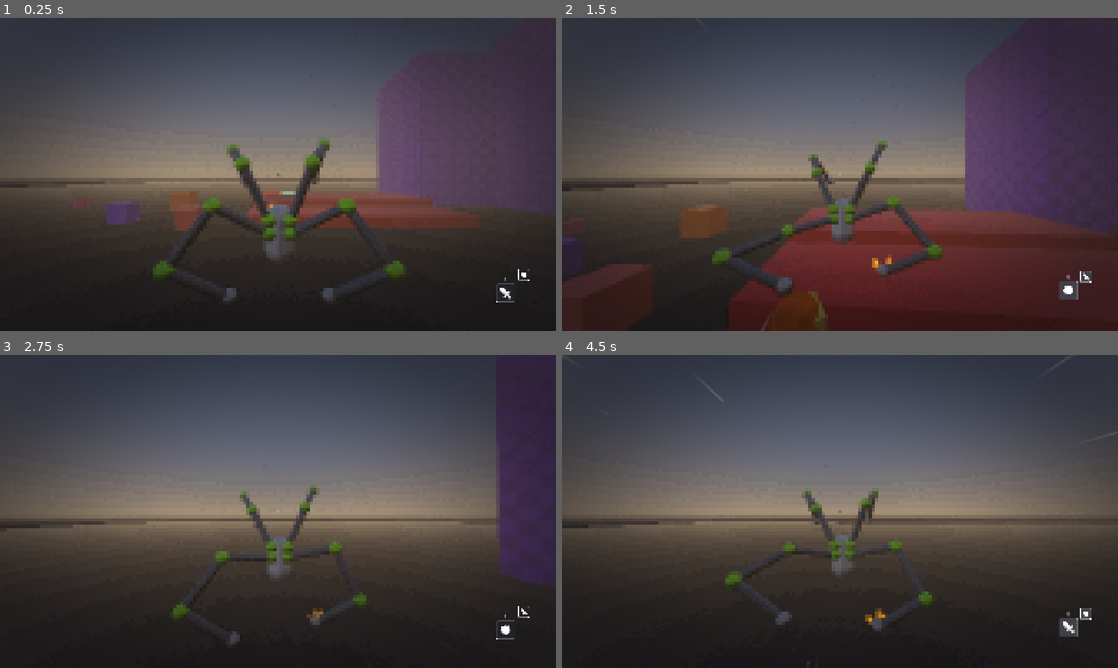
Above: before the commit, frames 1-4 (two rows, left to right).
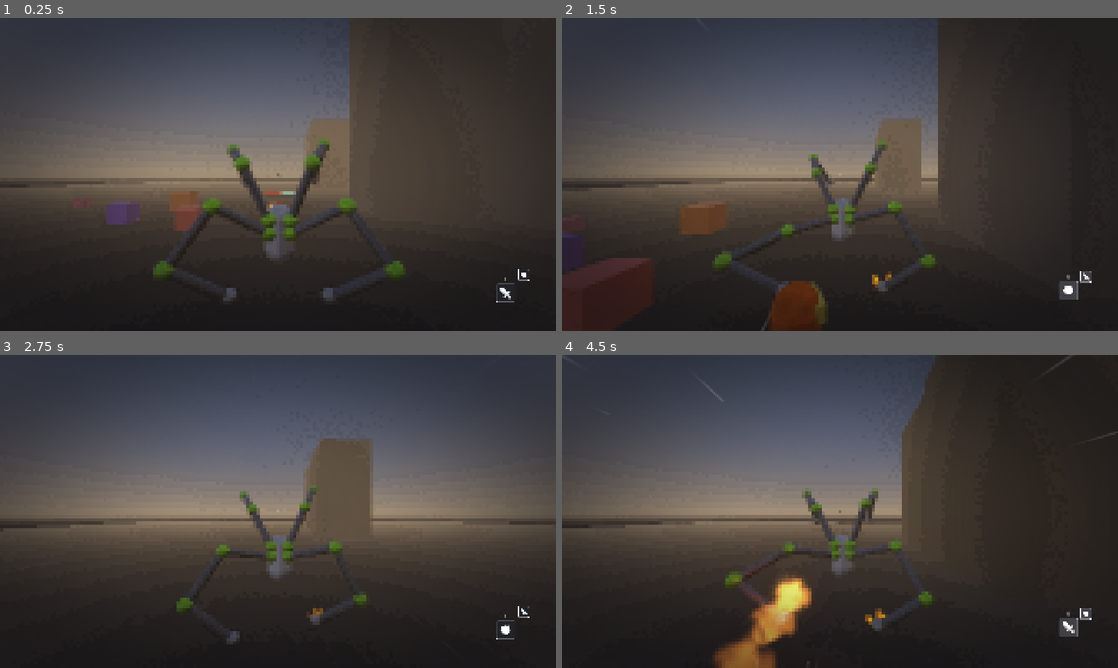
Above: after the commit, the same moments.

Repository: lliamsymonds04/doc-oc
Game: Godot game, scene res://main.tscn
The game is run twice, just before and just after one commit, with the same random seed, the same clock (stepped at 60 frames per second) and the same inputs.
Inputs (mouse positions are in pixels of both pictures, inside the frame that each line leads up to):
- Up to frame 1 (0.25 s): no input
- Up to frame 2 (1.5 s): move the mouse to (867, 174) at 0.52 s; press the mouse at (867, 174) at 0.53 s; hold W (forward) from 0.53 s (still down); tap Space (jump) at 0.77 s; move the mouse to (812, 174) at 1.27 s; release the mouse at (812, 174) at 1.28 s; tap R (mode-switch) at 1.35 s
- Up to frame 3 (2.75 s): keep holding W (forward); tap Space (jump) at 1.52 s; move the mouse to (289, 505) at 2.02 s; hold Right mouse button (right-click) from 2.03 s (still down)
- Up to frame 4 (4.5 s): keep holding W (forward); move the mouse to (834, 517) at 2.77 s; release Right mouse button (right-click) at 2.78 s; tap Shift (sprint) at 2.85 s; tap Space (jump) at 3.02, 3.77 s; move the mouse to (878, 514) at 3.52 s; press the mouse at (878, 514) at 3.53 s; move the mouse to (795, 508) at 4.27 s; release the mouse at (795, 508) at 4.28 s; tap R (mode-switch) at 4.35 s

The runs differ from the first frame. In frame 1, 22% of the frame differs, in the area x 44-100%, y 0-68%; in frame 2, 43%, in the area x 0-100%, y 0-100%; in frame 3, 7.8%; in frame 4, 25%.

Commit message:
feat: map spawns random pillars

Diff:
--- /dev/null
+++ b/assets/pillar_template.tscn
@@ -0,0 +1,19 @@
+[gd_scene format=3 uid="uid://cd7d74g3tahbh"]
+
+[sub_resource type="StandardMaterial3D" id="StandardMaterial3D_dhsoc"]
+resource_local_to_scene = true
+
+[sub_resource type="BoxMesh" id="BoxMesh_m2c1y"]
+
+[sub_resource type="BoxShape3D" id="BoxShape3D_m2c1y"]
+
+[node name="Node3D" type="StaticBody3D" unique_id=932521620]
+
+[node name="MeshInstance3D" type="MeshInstance3D" parent="." unique_id=904223919]
+transform = Transform3D(1, 0, 0, 0, 1, 0, 0, 0, 1, 0, 0.5, 0)
+material_override = SubResource("StandardMaterial3D_dhsoc")
+mesh = SubResource("BoxMesh_m2c1y")
+
+[node name="CollisionShape3D" type="CollisionShape3D" parent="." unique_id=1682434555]
+transform = Transform3D(1, 0, 0, 0, 1, 0, 0, 0, 1, 0, 0.5, 0)
+shape = SubResource("BoxShape3D_m2c1y")
--- a/main.tscn
+++ b/main.tscn
@@ -2,7 +2,6 @@
 
 [ext_resource type="Texture2D" uid="uid://b3un13prji6wu" path="res://assets/textures/dark_grid.png" id="1_h2yge"]
 [ext_resource type="PackedScene" uid="uid://cidasq88868wo" path="res://systems/player/player.tscn" id="1_ig7tw"]
-[ext_resource type="Texture2D" uid="uid://80w2bs0a2buc" path="res://assets/textures/purple_grid.png" id="3_h2yge"]
 [ext_resource type="Script" uid="uid://0id6ded7pmn5" path="res://systems/player/config/hover_config.gd" id="3_kek77"]
 [ext_resource type="PackedScene" uid="uid://brn1hvq3t07v6" path="res://assets/vfx/step.tscn" id="3_lquwl"]
 [ext_resource type="AudioStream" uid="uid://1sxmmmntjnfy" path="res://assets/audio/footstep.ogg" id="4_7mycd"]
@@ -15,6 +14,7 @@
 [ext_resource type="Script" uid="uid://bdtssx7vpj7jn" path="res://systems/enemy/dummy.gd" id="11_efxa6"]
 [ext_resource type="Script" uid="uid://ctgilxfxha04r" path="res://main.gd" id="12_main"]
 [ext_resource type="Shader" uid="uid://cagkf5o8es3pp" path="res://shaders/pixelate.gdshader" id="13_pixel"]
+[ext_resource type="Script" uid="uid://d57yvfu3wvbb" path="res://systems/pillar_spawner.gd" id="16_2cqfq"]
 
 [sub_resource type="ProceduralSkyMaterial" id="ProceduralSkyMaterial_1"]
 sky_top_color = Color(0.26, 0.28, 0.34, 1)
@@ -55,10 +55,6 @@
 uv1_triplanar = true
 uv1_world_triplanar = true
 
-[sub_resource type="StandardMaterial3D" id="BoxMat_red"]
-albedo_color = Color(0.92, 0.22, 0.25, 1)
-roughness = 0.45
-
 [sub_resource type="StandardMaterial3D" id="BoxMat_orange"]
 albedo_color = Color(1, 0.55, 0.12, 1)
 roughness = 0.45
@@ -82,13 +78,6 @@
 [sub_resource type="Resource" id="Resource_b5y0m"]
 script = ExtResource("3_kek77")
 metadata/_custom_type_script = "uid://0id6ded7pmn5"
-
-[sub_resource type="StandardMaterial3D" id="StandardMaterial3D_m2c1y"]
-vertex_color_use_as_albedo = true
-albedo_texture = ExtResource("3_h2yge")
-uv1_scale = Vector3(0.5, 0.5, 0.5)
-uv1_triplanar = true
-uv1_world_triplanar = true
 
 [sub_resource type="ShaderMaterial" id="ShaderMaterial_pixel"]
 shader = ExtResource("13_pixel")
@@ -106,6 +95,9 @@
 albedo_color = Color(1, 0.45, 0.4, 1)
 roughness = 0.45
 
+[sub_resource type="Gradient" id="Gradient_2cqfq"]
+colors = PackedColorArray(0.23107609, 0.23107636, 0.2310763, 1, 0.6177408, 0.61774087, 0.61774087, 1)
+
 [node name="Main" type="Node3D" unique_id=1606965912]
 script = ExtResource("12_main")
 
@@ -124,18 +116,6 @@
 size = Vector3(200, 0.178, 200)
 material = SubResource("FloorMat")
 
-[node name="BoxRed" type="CSGBox3D" parent="." unique_id=145132707]
-transform = Transform3D(1, 0, 0, 0, 1, 0, 0, 0, 1, -9.870697, 0.47955322, 11.508942)
-use_collision = true
-size = Vector3(16.420837, 0.95910645, 4.5178833)
-material = SubResource("BoxMat_red")
-
-[node name="BoxRed2" type="CSGBox3D" parent="." unique_id=298895347]
-transform = Transform3D(1, 0, 0, 0, 1, 0, 0, 0, 1, -9.870697, 0.81204224, 6.446308)
-use_collision = true
-size = Vector3(16.420837, 1.6240845, 5.967285)
-material = SubResource("BoxMat_red")
-
 [node name="BoxOrange" type="RigidBody3D" parent="." unique_id=145132774 groups=["impact_group", "trail_group"]]
 transform = Transform3D(1, 0, 0, 0, 1, 0, 0, 0, 1, -26, 1, 6)
 mass = 8.0
@@ -177,33 +157,6 @@
 
 [node name="CSGCombiner3D" type="CSGCombiner3D" parent="." unique_id=428718861]
 use_collision = true
-
-[node name="CSGBox3D" type="CSGBox3D" parent="CSGCombiner3D" unique_id=109554206]
-transform = Transform3D(1, 0, 0, 0, 1, 0, 0, 0, 1, -5.685452, 4.2101984, 53.41301)
-size = Vector3(13.8984375, 6.654175, 33.50659)
-
-[node name="CSGBox3D2" type="CSGBox3D" parent="CSGCombiner3D" unique_id=1291569865]
-transform = Transform3D(1, 0, 0, 0, 0.9493963, 0.3140807, 0, -0.3140807, 0.9493963, -4.790811, 8.420397, 49.674313)
-operation = 2
-size = Vector3(16.32312, 6.654175, 33.50659)
-
-[node name="WallB" type="CSGBox3D" parent="." unique_id=1669438976]
-transform = Transform3D(1, 0, 0, 0, 1, 0, 0, 0, 1, 15, 10, 11.69043)
-use_collision = true
-size = Vector3(10, 20, 16.61914)
-material = SubResource("StandardMaterial3D_m2c1y")
-
-[node name="WallA" type="CSGBox3D" parent="." unique_id=1301503845]
-transform = Transform3D(0.9659258, 0, 0.25881904, 0, 1, 0, -0.25881904, 0, 0.9659258, 16.147423, 10, 23.521957)
-use_collision = true
-size = Vector3(10, 20, 10)
-material = SubResource("StandardMaterial3D_m2c1y")
-
-[node name="ClimbingWall3" type="CSGBox3D" parent="." unique_id=451616533]
-transform = Transform3D(1.0000001, 0, 0, 0, 1, 0, 0, 0, 1.0000001, 5.8325634, 8.213617, -1.0127487)
-use_collision = true
-size = Vector3(10, 20, 10)
-material = SubResource("StandardMaterial3D_m2c1y")
 
 [node name="DebugRayDrawer" type="Node3D" parent="." unique_id=821449203]
 script = ExtResource("9_dbg")
@@ -239,15 +192,21 @@
 enemy_scene = ExtResource("10_4c57u")
 metadata/_custom_type_script = "uid://bdtssx7vpj7jn"
 
-[node name="FireballEnemy" type="Node3D" parent="."]
+[node name="FireballEnemy" type="Node3D" parent="." unique_id=773500811]
 transform = Transform3D(1, 0, 0, 0, 1, 0, 0, 0, 1, -15.682001, 0, 15)
 script = ExtResource("11_efxa6")
 enemy_scene = ExtResource("10_fireball")
 
-[node name="SlamEnemy" type="Node3D" parent="."]
+[node name="SlamEnemy" type="Node3D" parent="." unique_id=1769352173]
 transform = Transform3D(1, 0, 0, 0, 1, 0, 0, 0, 1, 8, 0, 15)
 script = ExtResource("11_efxa6")
 enemy_scene = ExtResource("10_slam")
+
+[node name="PillarHandler" type="Node3D" parent="." unique_id=532953420]
+transform = Transform3D(1, 0, 0, 0, 1, 0, 0, 0, 1, -16, 0, 21)
+script = ExtResource("16_2cqfq")
+pillar_gradient_colour = SubResource("Gradient_2cqfq")
+metadata/_custom_type_script = "uid://d57yvfu3wvbb"
 
 [connection signal="aim_at_enemy_changed" from="Player" to="Hud" method="_on_aim_at_enemy_changed"]
 [connection signal="attack_hit" from="Player" to="Hud" method="_on_attack_hit"]
--- /dev/null
+++ b/systems/pillar_spawner.gd
@@ -0,0 +1,48 @@
+class_name PillarHandler
+extends Node3D
+
+@export var extent := 128.0
+@export var cell_size := 9.0
+@export var cluster_frequency := 0.12
+@export var sparsity := 0.7
+@export var min_height := 15.0
+@export var max_height := 60.0
+@export var pillar_template: PackedScene = preload("res://assets/pillar_template.tscn")
+@export var center_radius := 2.0
+@export var pillar_gradient_colour: Gradient
+
+
+func _ready() -> void:
+	var mask := FastNoiseLite.new()
+	mask.seed = randi()
+	mask.frequency = cluster_frequency
+	mask.fractal_octaves = 3
+
+	var steps := maxi(int(extent / cell_size), 1)
+	var img := mask.get_seamless_image(steps, steps)
+	var half := steps / 2.0
+
+	for ix in steps:
+		for iz in steps:
+			var dx := ix + 0.5 - half
+			var dz := iz + 0.5 - half
+			if dx * dx + dz * dz < center_radius * center_radius:
+				continue
+
+			var nv := img.get_pixel(ix, iz).r
+			if nv < sparsity:
+				continue
+			# 0 at the group edge, 1 at its core
+			var t := (nv - sparsity) / maxf(1.0 - sparsity, 0.001)
+			var pillar := pillar_template.instantiate()
+			var height := lerpf(min_height, max_height, t)
+			pillar.position = Vector3(dx * cell_size, 0, dz * cell_size)
+			pillar.scale = Vector3(cell_size, height, cell_size)
+
+			if pillar_gradient_colour:
+				var mesh: MeshInstance3D = pillar.get_child(0)
+				if mesh:
+					var mat := mesh.material_override as StandardMaterial3D
+					mat.albedo_color = pillar_gradient_colour.sample(t)
+
+			add_child(pillar)
Not shown, added: systems/pillar_spawner.gd.uid
